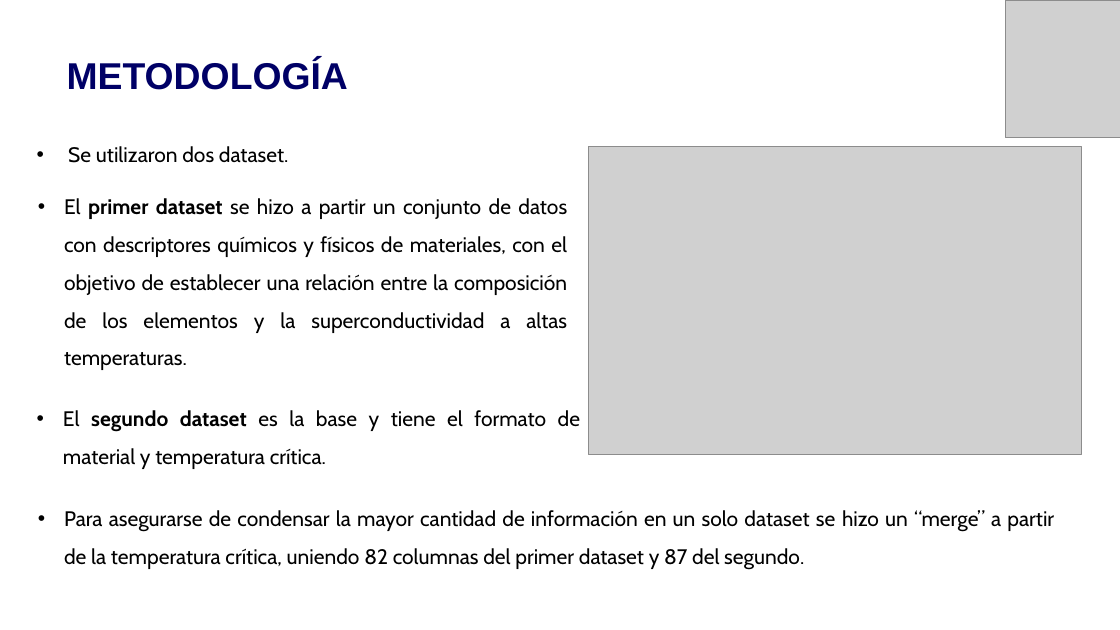
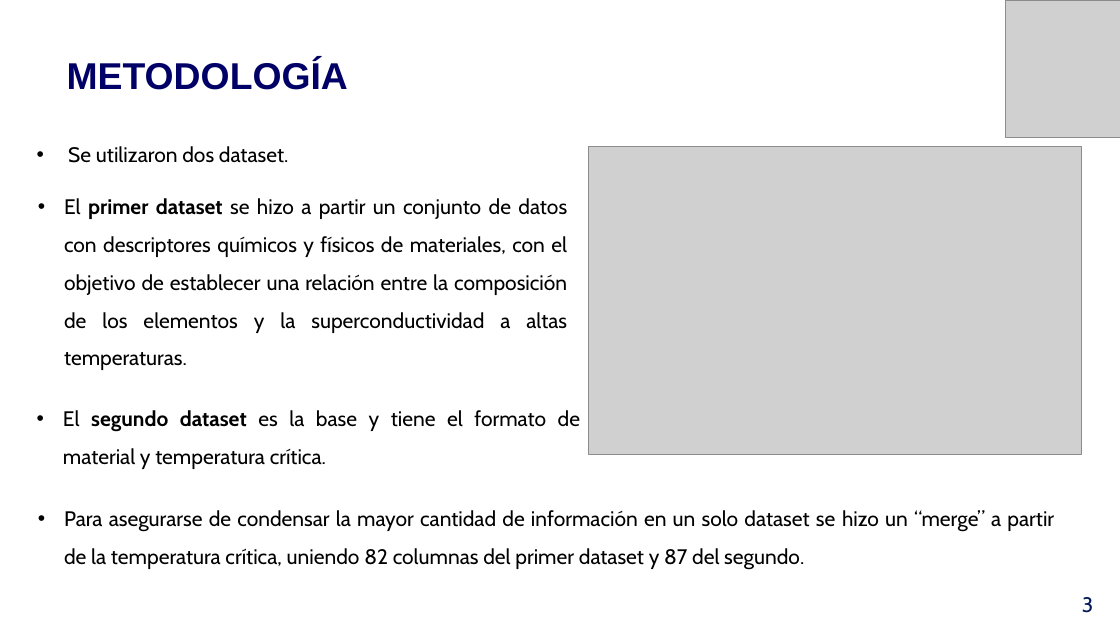
Before and after one commit to DavidGaeta/icd2024, a slide deck: slide 4 of Proyect/Presentación/SUPERCONDUCTORES.pptx (slide 5 before the commit). Drawn at 1120x630 pixels with LibreOffice and Linux fonts; fonts in the diff are those of the drawing; grey boxes stand for pictures; background and template pictures are left out. Boxes give left, top, right and bottom in pixels: in the first picture for what was removed or moved away, otherwise in the second. Text is boxed around its words. In the diff, an @@ line names an element or a change of style, - is before the commit and + after.

```diff
--- a/Proyect/Presentación/SUPERCONDUCTORES.pptx
+++ b/Proyect/Presentación/SUPERCONDUCTORES.pptx
@@ text added at box(1082, 597, 1093, 613), 18 pt, text #041A59 @@
+3
```
Also in this commit, not shown: 7 other slides changed, 4 slides added, 7 slides removed.
